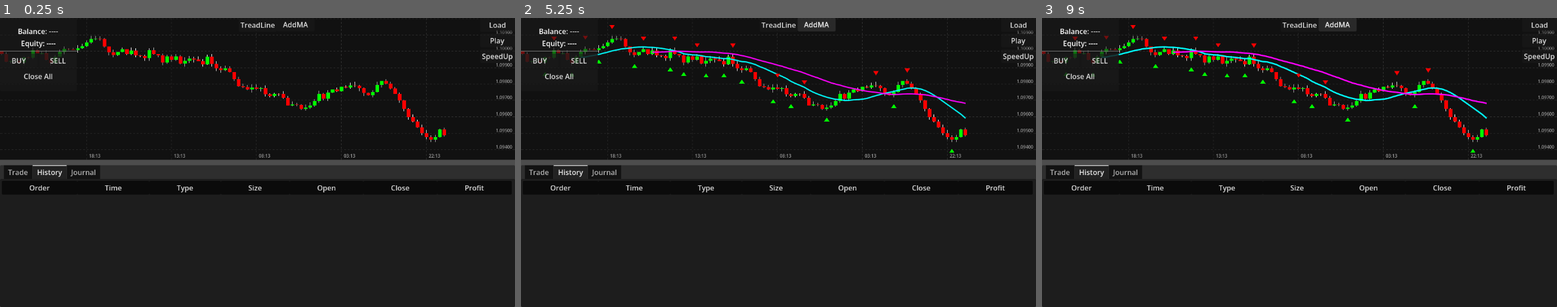
Above: before the commit, frames 1-3 (left to right).
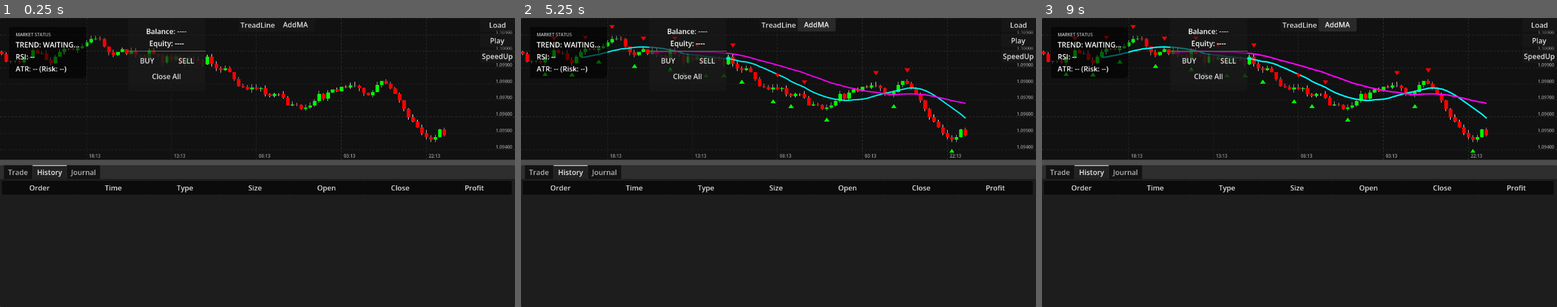
Above: after the commit, the same moments.

Repository: Bupalaoye/SuperTrader
Game: Godot game, scene res://Scenes/MainScene.tscn
Same seed, same stepped clock (60 frames per second), same inputs: the game is played once before the commit and once after it.
Inputs:
- Up to frame 1 (0.25 s): no input
- Up to frame 2 (5.25 s): click "Play" at 0.5 s; click "Play" at 1.25 s; click "SpeedUp" at 2 s; click "BUY" at 2.75 s; click "SELL" at 3.5 s; click "TreadLine" at 4.25 s; click "AddMA" at 5 s
- Up to frame 3 (9 s): click "SpeedUp" at 5.75 s; click "BUY" at 6.5 s; click "SELL" at 7.25 s; click "TreadLine" at 8 s; click "AddMA" at 8.75 s

The runs differ from the first frame. In frame 1, 1.1% of the frame differs, in the area x 0-40%, y 3-22%; in frame 2, 1.3%; in frame 3, 1.3%.

Commit message:
add maket hud

Diff:
--- a/Scenes/MainScene.tscn
+++ b/Scenes/MainScene.tscn
@@ -133,7 +133,8 @@
 
 [node name="TradePanel" type="PanelContainer" parent="UI_Canvas" unique_id=1892688298]
 layout_mode = 1
-offset_right = 172.0
+offset_left = 287.0
+offset_right = 459.0
 offset_bottom = 164.0
 
 [node name="VBoxContainer" type="VBoxContainer" parent="UI_Canvas/TradePanel" unique_id=50835662]
--- a/Scripts/GameController.gd
+++ b/Scripts/GameController.gd
@@ -39,6 +39,9 @@
 # [NEW] 订单窗口系统
 var order_window: OrderWindow
 var order_window_overlay: Control
+
+# [Stage 5 新增] HUD 显示
+var hud_display: MarketHUD
 
 # --- 噪声生成 (Perlin Noise) ---
 var _noise: FastNoiseLite
@@ -187,6 +190,12 @@
 	order_window.market_order_requested.connect(_on_order_window_submit)
 	order_window.window_closed.connect(func(): order_window_overlay.visible = false)
 
+	# [新增] 初始化 HUD
+	hud_display = MarketHUD.new()
+	add_child(hud_display)
+	# 定位到屏幕左上角
+	hud_display.set_anchors_preset(Control.PRESET_TOP_LEFT)
+	hud_display.position = Vector2(20, 20) # 留点边距
 
 	print("系统就绪! 请加载 CSV 数据。")
 
@@ -532,3 +541,62 @@
 	# 4. 刷新订单层
 	# 偶尔略过绘制以提升性能？不用，现在电脑快。
 	chart.update_visual_orders(account.get_active_orders(), account.get_history_orders())
+
+	# [新增] 每一跳都分析一次市场结构
+	_analyze_market_structure()
+
+# [新增] 核心策略分析器
+func _analyze_market_structure():
+	if full_history_data.is_empty(): return
+
+	# 这里的 current_playback_index 指向的是"下一根还未出现"的K线索引，
+	# 所以当前最新的是 index - 1 (如果正在播放中)
+	# 但由于我们的数据结构是先把所有数据放到 full_history，然后 mask...
+	# 最好的方式是直接拿 chart 里正在展示的数据。
+
+	# 为了简单且高性能，我们直接复用 full_history_data
+	# 并且通过 playback_index 截断。
+
+	# 1. 准备实时数据窗口 (最近 200 根足矣)
+	var end_idx = current_playback_index
+	if end_idx < 200: return # 数据太少，不算
+
+	# 提取 Close 价格数组
+	# 优化：不需要每次都重新遍历整个几万条历史，只取最近的
+	var lookback = 250
+	var start_idx = max(0, end_idx - lookback)
+	var slice_data = [] # KLine Dict Array
+	var slice_closes = [] # Float Array for Math
+
+	for i in range(start_idx, end_idx): # 注意：end_idx 是开区间，刚好包住 current
+		var candle = full_history_data[i]
+		slice_data.append(candle)
+		slice_closes.append(candle.c)
+
+	# 2. 计算指标
+	# A. EMA 200
+	var ema200_arr = IndicatorCalculator.calculate_ema(slice_closes, 200)
+	var current_ema = ema200_arr.back() # 拿最后一个值
+
+	# B. RSI 14
+	var rsi_arr = IndicatorCalculator.calculate_rsi(slice_closes, 14)
+	var current_rsi = rsi_arr.back()
+
+	# C. ATR 14
+	# 注意 ATR 需要 High/Low/Close 结构，不能只传 closes
+	var atr_arr = IndicatorCalculator.calculate_atr(slice_data, 14)
+	var current_atr = atr_arr.back()
+
+	# 3. 综合判断
+	var price = slice_closes.back()
+	var trend_state = "SIDEWAYS"
+
+	if not is_nan(current_ema):
+		if price > current_ema:
+			trend_state = "BULLISH"
+		else:
+			trend_state = "BEARISH"
+
+	# 4. 更新 HUD
+	if hud_display:
+		hud_display.update_status(trend_state, current_rsi, current_atr, price)
--- /dev/null
+++ b/Scripts/MarketHUD.gd
@@ -0,0 +1,77 @@
+class_name MarketHUD
+extends PanelContainer
+
+# --- UI 节点 ---
+var _lbl_trend: Label
+var _lbl_stat: Label
+var _lbl_atr: Label
+
+func _init():
+	# 1. 样式设置 (左上角半透明悬浮窗)
+	mouse_filter = Control.MOUSE_FILTER_IGNORE
+	var style = StyleBoxFlat.new()
+	style.bg_color = Color(0.0, 0.0, 0.0, 0.6) # 半透明黑
+	style.corner_radius_bottom_right = 10
+	add_theme_stylebox_override("panel", style)
+
+	# 自适应布局
+	var margin = MarginContainer.new()
+	margin.add_theme_constant_override("margin_left", 15)
+	margin.add_theme_constant_override("margin_top", 10)
+	margin.add_theme_constant_override("margin_right", 15)
+	margin.add_theme_constant_override("margin_bottom", 10)
+	add_child(margin)
+
+	var vbox = VBoxContainer.new()
+	margin.add_child(vbox)
+
+	# 2. 内容组件
+	var title = Label.new()
+	title.text = "MARKET STATUS"
+	title.add_theme_font_size_override("font_size", 10)
+	title.add_theme_color_override("font_color", Color.GRAY)
+	vbox.add_child(title)
+
+	_lbl_trend = Label.new()
+	_lbl_trend.text = "TREND: WAITING..."
+	_lbl_trend.add_theme_font_size_override("font_size", 16) # 大字体
+	vbox.add_child(_lbl_trend)
+
+	_lbl_stat = Label.new()
+	_lbl_stat.text = "RSI: --"
+	vbox.add_child(_lbl_stat)
+
+	_lbl_atr = Label.new()
+	_lbl_atr.text = "ATR: -- (Risk: --)"
+	vbox.add_child(_lbl_atr)
+
+# --- 公开接口 ---
+func update_status(trend_str: String, rsi_val: float, atr_val: float, price: float):
+	# 1. 更新趋势
+	_lbl_trend.text = "TREND: " + trend_str
+	if trend_str == "BULLISH":
+		_lbl_trend.modulate = Color.GREEN
+	elif trend_str == "BEARISH":
+		_lbl_trend.modulate = Color.RED
+	else:
+		_lbl_trend.modulate = Color.WHITE
+
+	# 2. 更新 RSI
+	var rsi_status = ""
+	var rsi_col = Color.WHITE
+	if rsi_val > 70:
+		rsi_status = "OVERBOUGHT"
+		rsi_col = Color.ORANGE
+	elif rsi_val < 30:
+		rsi_status = "OVERSOLD"
+		rsi_col = Color.CYAN
+	else:
+		rsi_status = "NEUTRAL"
+
+	_lbl_stat.text = "RSI(14): %.1f [%s]" % [rsi_val, rsi_status]
+	_lbl_stat.modulate = rsi_col
+
+	# 3. 更新 ATR (显示点数)
+	# 假设 5 位小数报价，0.00020 就是 20 点
+	var pips = atr_val * 10000.0 # 粗略换算
+	_lbl_atr.text = "ATR(14): %.5f (~%d pips)" % [atr_val, pips]
Not shown, added: Scripts/MarketHUD.gd.uid
